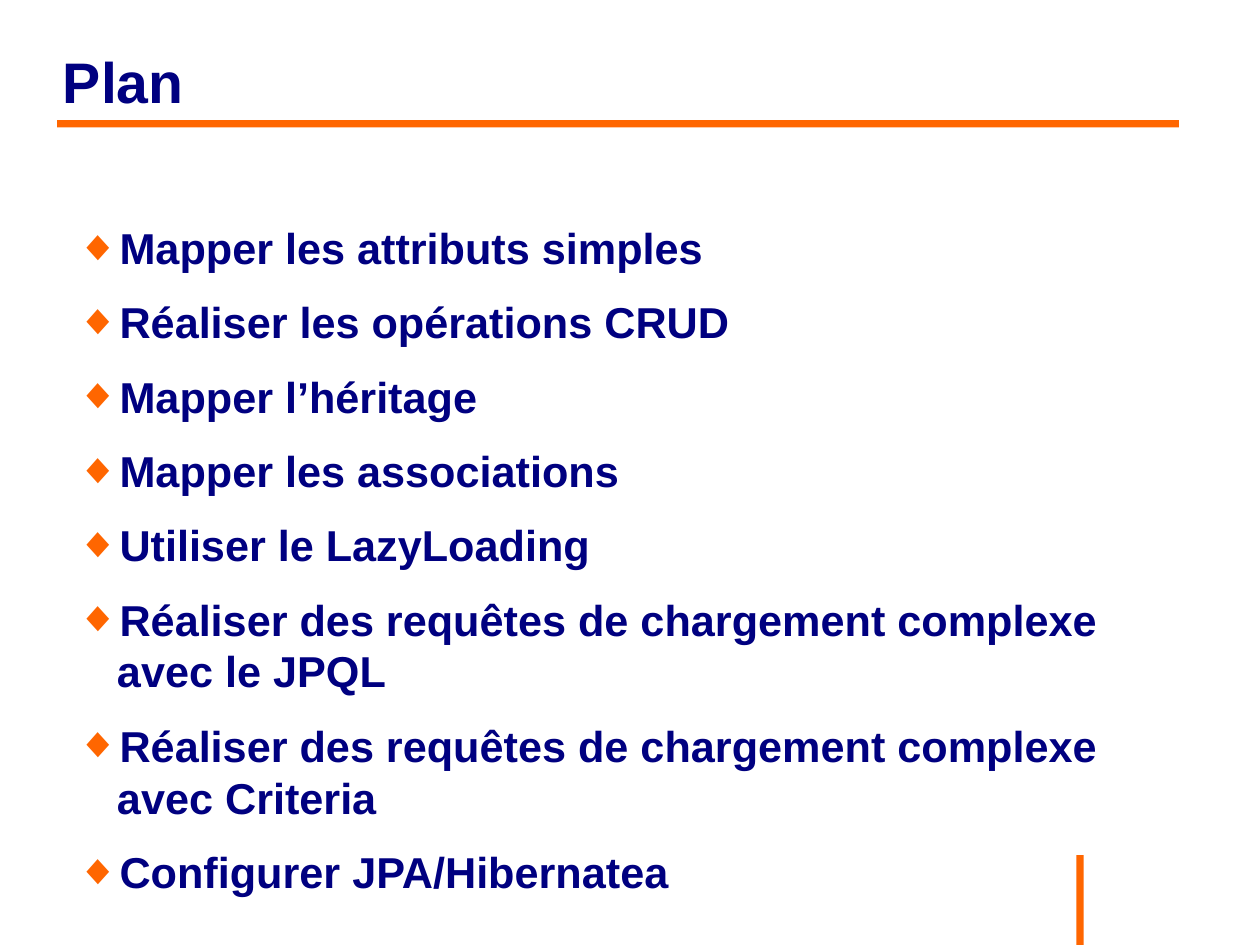
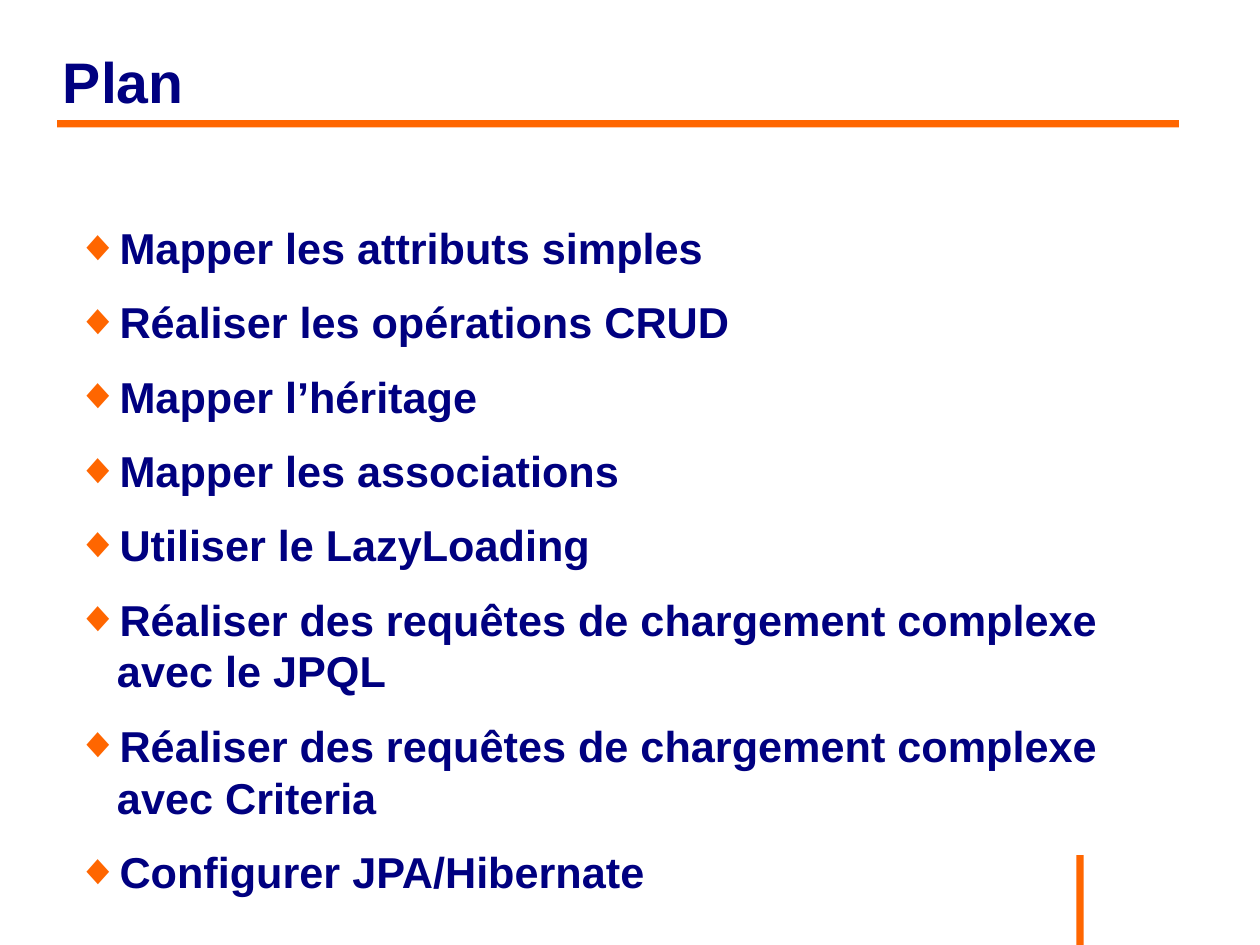
Before and after one commit to philphils/formation-hibernate-basique, a slide deck: slide 2 of Documentation/diapo_formation_hibernate.odp. Drawn at 1260x945 pixels with LibreOffice and Linux fonts; fonts in the diff are those of the drawing; background and template pictures are left out. Boxes give left, top, right and bottom in pixels: in the first picture for what was removed or moved away, otherwise in the second. Text is boxed around its words. In the diff, an @@ line names an element or a change of style, - is before the commit and + after.

```diff
--- a/Documentation/diapo_formation_hibernate.odp
+++ b/Documentation/diapo_formation_hibernate.odp
@@ text at (120, 856, 644, 896): text changed @@
-◆ Configurer JPA/Hibernatea
+◆ Configurer JPA/Hibernate
```
Also in this commit, not shown: 26 other slides changed, 2 slides added, 1 slide removed.
